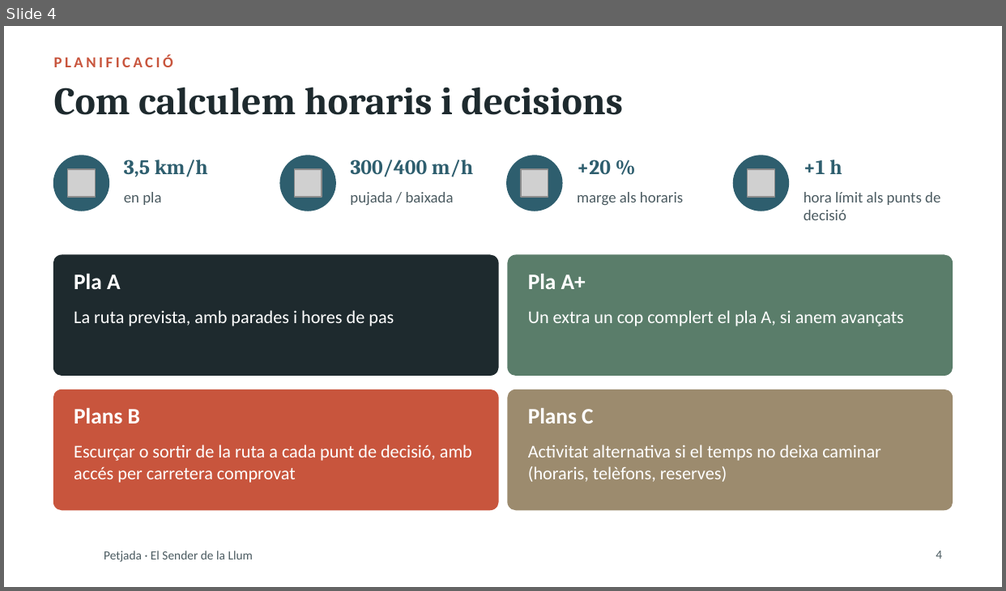
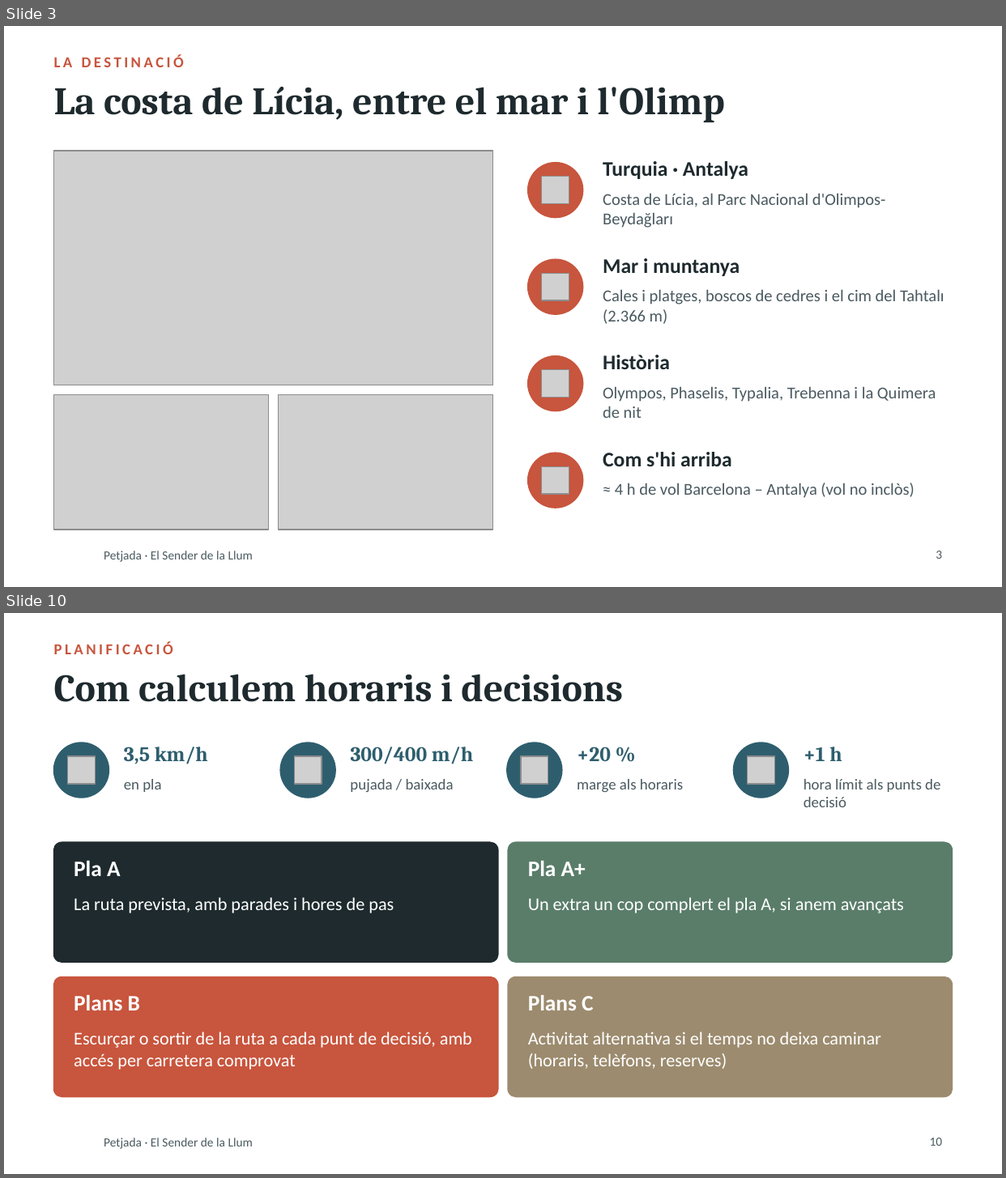
Before and after one commit to stosalca/sender-de-la-llum, a slide deck: Presentacio_2_Petjada.pptx. Shown one above the other, each under a label of ours: slide 4 before the commit, slides 3 and 10 after it; the slides between them are not shown. The pictures are 1006x591 and 1006x1178 pixels, drawn with LibreOffice and Linux fonts; fonts in the diff are those of the drawing; grey boxes stand for pictures; background and template pictures are left out. Boxes give left, top, right and bottom in pixels: in the first picture for what was removed or moved away, otherwise in the second. Text is boxed around its words. In the diff, an @@ line names an element or a change of style, - is before the commit and + after.

```diff
--- a/Presentacio_2_Petjada.pptx
+++ b/Presentacio_2_Petjada.pptx
@@ slide 3 added at bbox=[4, 26, 1002, 587], background #FFFFFF; not listed: 1 template element that a slide beside it also shows @@
@@ text added at bbox=[54, 55, 184, 67], 11 pt, text #C8553D, bold @@
+LA DESTINACIÓ
@@ title added at bbox=[54, 87, 725, 122], 28 pt, text #1E2A2E, bold @@
+La costa de Lícia, entre el mar i l'Olimp
@@ picture added at bbox=[54, 151, 493, 386] @@
@@ ellipse added at bbox=[528, 163, 583, 218], fill #C8553D, outline #C8553D 1 pt @@
@@ text added at bbox=[603, 161, 748, 179], 15 pt, text #1E2A2E, bold @@
+Turquia · Antalya
@@ picture added at bbox=[542, 177, 570, 205] @@
@@ text added at bbox=[603, 193, 886, 228], 12 pt, text #4A5A60 @@
+Costa de Lícia, al Parc Nacional d'Olimpos-Beydağları
@@ ellipse added at bbox=[528, 259, 583, 314], fill #C8553D, outline #C8553D 1 pt @@
@@ text added at bbox=[603, 258, 739, 276], 15 pt, text #1E2A2E, bold @@
+Mar i muntanya
@@ picture added at bbox=[542, 274, 570, 301] @@
@@ text added at bbox=[603, 289, 944, 324], 12 pt, text #4A5A60 @@
+Cales i platges, boscos de cedres i el cim del Tahtalı (2.366 m)
@@ ellipse added at bbox=[528, 356, 583, 412], fill #C8553D, outline #C8553D 1 pt @@
@@ text added at bbox=[603, 355, 670, 369], 15 pt, text #1E2A2E, bold @@
+Història
@@ picture added at bbox=[542, 370, 570, 399] @@
@@ text added at bbox=[603, 386, 936, 418], 12 pt, text #4A5A60 @@
+Olympos, Phaselis, Typalia, Trebenna i la Quimera de nit
@@ picture added at bbox=[54, 395, 268, 530] @@
@@ picture added at bbox=[279, 395, 493, 530] @@
@@ ellipse added at bbox=[528, 453, 583, 508], fill #C8553D, outline #C8553D 1 pt @@
@@ text added at bbox=[603, 452, 732, 467], 15 pt, text #1E2A2E, bold @@
+Com s'hi arriba
@@ picture added at bbox=[542, 467, 570, 495] @@
@@ text added at bbox=[615, 483, 914, 498], 12 pt, text #4A5A60 @@
+≈ 4 h de vol Barcelona – Antalya (vol no inclòs)
@@ page number added at bbox=[936, 551, 942, 559], 9 pt, text #4A5A60 @@
+3
@@ what was slide 4 is now slide 10 @@
@@ page number at bbox=[930, 1138, 943, 1146]: text changed @@
-4
+10
```
Also in this commit, not shown: 4 slides changed, 6 other slides added, 1 slide removed, 26 other files.
